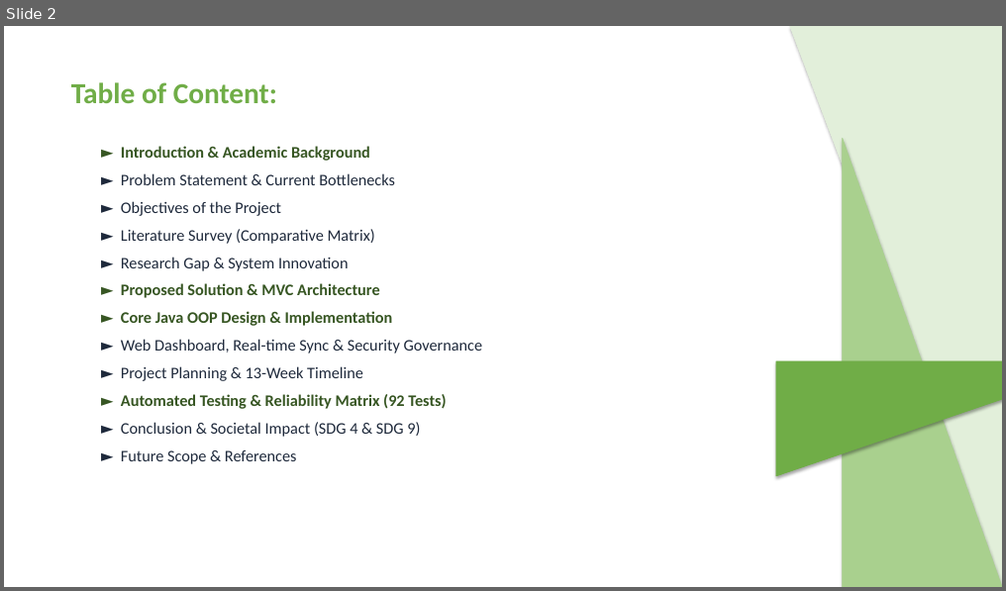
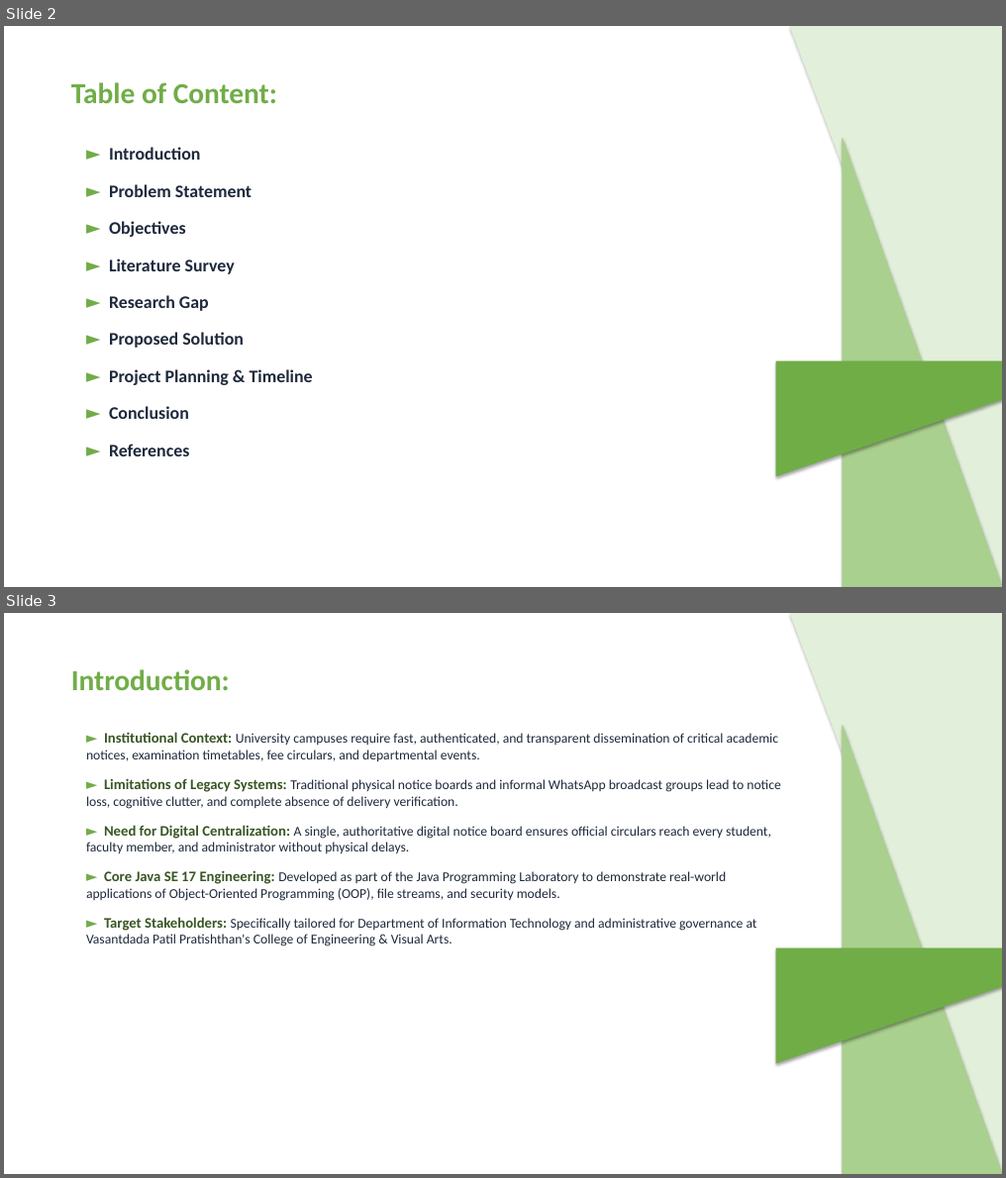
Before and after one commit to ATP0925/CampusNotify-Java-Mini-Project, a slide deck: CampusNotify_Review_Presentation.pptx. Shown one above the other, each under a label of ours: slide 2 before the commit, slides 2 and 3 after it. The pictures are 1006x591 and 1006x1178 pixels, drawn with LibreOffice and Linux fonts; fonts in the diff are those of the drawing. Boxes give left, top, right and bottom in pixels: in the first picture for what was removed or moved away, otherwise in the second. Text is boxed around its words. In the diff, an @@ line names an element or a change of style, - is before the commit and + after.

Commit message:
docs: align PPT deck strictly to Review 1 agenda (9 topics) and sync report points with sample report

```diff
--- a/CampusNotify_Review_Presentation.pptx
+++ b/CampusNotify_Review_Presentation.pptx
@@ slide 3 added at [4, 613, 1002, 1174], background #FFFFFF @@
@@ right triangle added at [790, 613, 1002, 1174], fill #E2EFDA, outline #E2EFDA 0.75 pt @@
@@ text added at [71, 669, 230, 690], 28 pt, text #70AD47, bold @@
+Introduction:
@@ right triangle added at [843, 725, 1002, 1174], fill #A9D08E, outline #A9D08E 0.75 pt @@
@@ text added at [86, 732, 780, 947], 13 pt, text #1E293B @@
+► Institutional Context: University campuses require fast, authenticated, and transparent dissemination of critical academic notices, examination timetables, fee circulars, and departmental events.
+► Limitations of Legacy Systems: Traditional physical notice boards and informal WhatsApp broadcast groups lead to notice loss, cognitive clutter, and complete absence of delivery verification.
+► Need for Digital Centralization: A single, authoritative digital notice board ensures official circulars reach every student, faculty member, and administrator without physical delays.
+► Core Java SE 17 Engineering: Developed as part of the Java Programming Laboratory to demonstrate real-world applications of Object-Oriented Programming (OOP), file streams, and security models.
+► Target Stakeholders: Specifically tailored for Department of Information Technology and administrative governance at Vasantdada Patil Pratishthan's College of Engineering & Visual Arts.
@@ right triangle added at [776, 949, 1002, 1063], fill #70AD47, outline #70AD47 0.75 pt @@
@@ slide 2 changed as well @@
@@ text at [109, 147, 313, 457]: text changed; size 15.5 to 17 pt; bold on @@
-► Introduction & Academic Background
-► Problem Statement & Current Bottlenecks
-► Objectives of the Project
-► Literature Survey (Comparative Matrix)
-► Research Gap & System Innovation
-► Proposed Solution & MVC Architecture
-► Core Java OOP Design & Implementation
-► Web Dashboard, Real-time Sync & Security Governance
-► Project Planning & 13-Week Timeline
-► Automated Testing & Reliability Matrix (92 Tests)
-► Conclusion & Societal Impact (SDG 4 & SDG 9)
-► Future Scope & References
+► Introduction
+► Problem Statement
+► Objectives
+► Literature Survey
+► Research Gap
+► Proposed Solution
+► Project Planning & Timeline
+► Conclusion
+► References
```
Also in this commit, not shown: 3 other slides changed, 7 other slides added, 12 slides removed, 11 other files.
